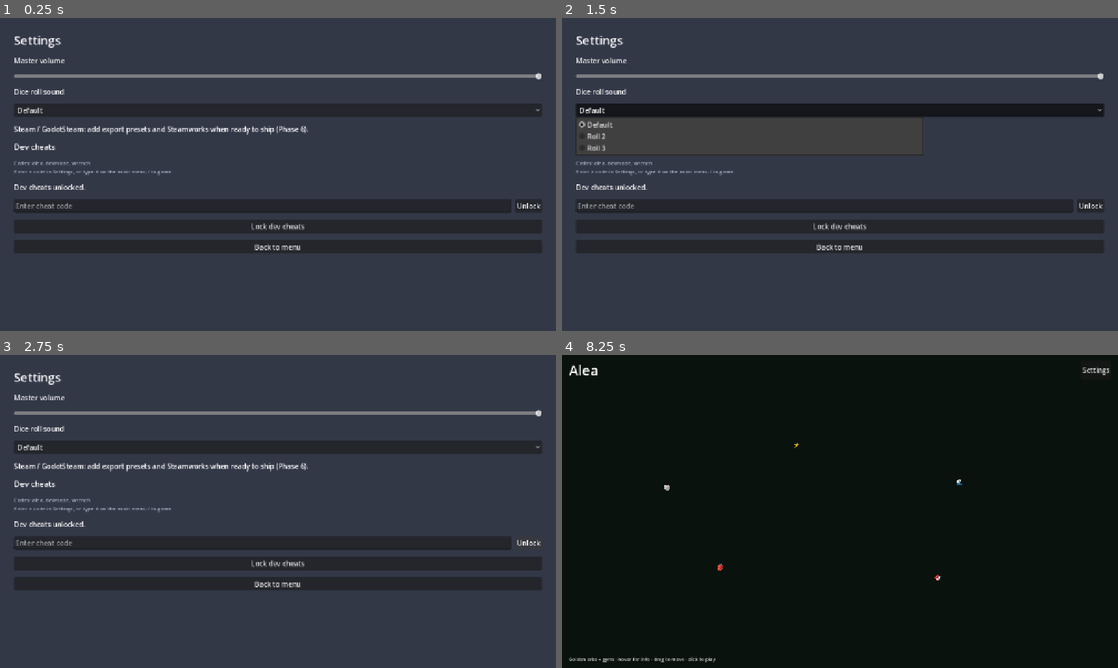
Above: before the commit, frames 1-4 (two rows, left to right).
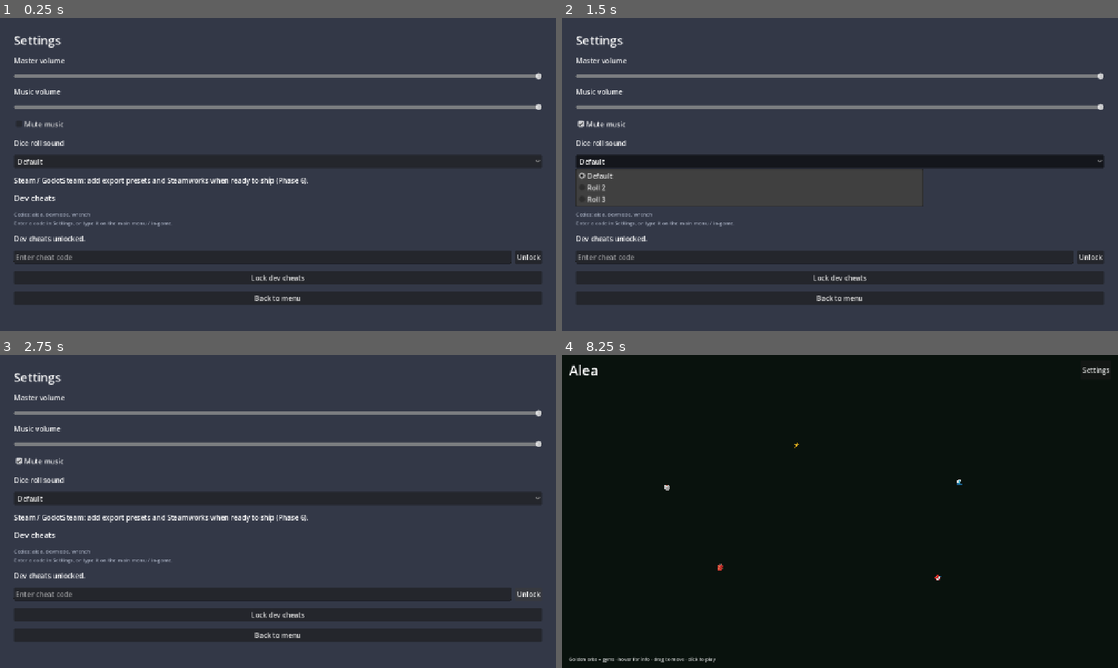
Above: after the commit, the same moments.

Repository: ming33333/Alea-Godot
Game: Godot game, scene res://scenes/settings.tscn
Same seed, same stepped clock (60 frames per second), same inputs: the game is played once before the commit and once after it. This scene is started directly instead of the project's main scene. Video files are missing from this copy of the repository; at most half a second of black plays in their place. Sound files missing from this copy of the repository are replaced by a short silence.
Inputs (mouse positions are in pixels of both pictures, inside the frame that each line leads up to):
- Up to frame 1 (0.25 s): no input
- Up to frame 2 (1.5 s): click (840, 124) at 0.5 s, where only the run after the commit has a clickable "Mute music"; click "Default" at 1.25 s
- Up to frame 3 (2.75 s): click "Unlock" at 2 s
- Up to frame 4 (8.25 s): click "Lock dev cheats" at 2.75 s; click "Default" at 3.5 s; click "Unlock" at 4.25 s; click "Lock dev cheats" at 5 s; click "Default" at 5.75 s; click "Unlock" at 6.5 s; click "Lock dev cheats" at 7.25 s; click "Back to menu" at 8 s

The runs differ from the first frame. In frame 1, 31% of the frame differs, in the area x 2-98%, y 22-92%; in frame 2, 31%; in frame 3, 31%; in frame 4, nothing differs.
Error before the commit: Invalid call. Nonexistent function 'block_signals' in base 'OptionButton'. (res://scripts/settings.gd:30)

Commit message:
music and music settings

Diff:
--- a/scenes/settings.tscn
+++ b/scenes/settings.tscn
@@ -51,6 +51,22 @@
 max_value = 1.0
 step = 0.05
 value = 1.0
+
+[node name="MusicVolumeLabel" type="Label" parent="Margin/VBox"]
+layout_mode = 2
+text = "Music volume"
+
+[node name="MusicVolumeSlider" type="HSlider" parent="Margin/VBox"]
+unique_name_in_owner = true
+layout_mode = 2
+max_value = 1.0
+step = 0.05
+value = 1.0
+
+[node name="MusicMute" type="CheckBox" parent="Margin/VBox"]
+unique_name_in_owner = true
+layout_mode = 2
+text = "Mute music"
 
 [node name="DiceSoundLabel" type="Label" parent="Margin/VBox"]
 layout_mode = 2
@@ -108,6 +124,8 @@
 text = "Back to menu"
 
 [connection signal="value_changed" from="Margin/VBox/VolumeSlider" to="." method="_on_volume_changed"]
+[connection signal="value_changed" from="Margin/VBox/MusicVolumeSlider" to="." method="_on_music_volume_changed"]
+[connection signal="toggled" from="Margin/VBox/MusicMute" to="." method="_on_music_mute_toggled"]
 [connection signal="item_selected" from="Margin/VBox/DiceSoundOption" to="." method="_on_dice_sound_selected"]
 [connection signal="pressed" from="Margin/VBox/CheatRow/CheatApply" to="." method="_on_cheat_apply_pressed"]
 [connection signal="pressed" from="Margin/VBox/CheatLock" to="." method="_on_cheat_lock_pressed"]
--- a/scripts/autoload/audio_settings.gd
+++ b/scripts/autoload/audio_settings.gd
@@ -1,8 +1,9 @@
 extends Node
-## Persists master volume and dice reroll SFX choice (user://settings.cfg).
+## Persists master/music volume, background playlist, and dice reroll SFX (user://settings.cfg).
 
 const CFG_PATH := "user://settings.cfg"
 const DEFAULT_DICE_SOUND := "default"
+const MUSIC_BUS := &"Music"
 
 const DICE_SOUND_PATHS: Dictionary = {
 	"default": "res://assets/dice_roll_default.mp3",
@@ -12,15 +13,29 @@
 
 const DICE_SOUND_ORDER: Array[String] = ["default", "roll_2", "roll_3"]
 
+const MUSIC_TRACKS: Array[String] = [
+	"res://assets/music/pause_and_breathe.mp3",
+	"res://assets/music/slow_sleep_state.mp3",
+	"res://assets/music/slow_jazzy_sleep_state.mp3",
+]
+
 var dice_roll_sound_id: String = DEFAULT_DICE_SOUND
+var music_volume_linear: float = 1.0
+var music_muted: bool = false
+
 var _preview_player: AudioStreamPlayer
+var _music_player: AudioStreamPlayer
+var _music_track_index: int = 0
 
 
 func _ready() -> void:
+	_ensure_music_bus()
 	load_settings()
 	_preview_player = AudioStreamPlayer.new()
 	_preview_player.bus = &"Master"
 	add_child(_preview_player)
+	_setup_music_player()
+	start_background_music()
 
 
 func _load_or_create_cfg() -> ConfigFile:
@@ -29,6 +44,19 @@
 	return cfg
 
 
+func _ensure_music_bus() -> void:
+	if AudioServer.get_bus_index(MUSIC_BUS) >= 0:
+		return
+	AudioServer.add_bus()
+	var idx: int = AudioServer.get_bus_count() - 1
+	AudioServer.set_bus_name(idx, MUSIC_BUS)
+	AudioServer.set_bus_send(idx, &"Master")
+
+
+func _music_bus_index() -> int:
+	return AudioServer.get_bus_index(MUSIC_BUS)
+
+
 func get_master_volume_linear() -> float:
 	var cfg := ConfigFile.new()
 	if cfg.load(CFG_PATH) != OK:
@@ -36,15 +64,35 @@
 	return float(cfg.get_value("audio", "master", 1.0))
 
 
+func get_music_volume_linear() -> float:
+	var cfg := ConfigFile.new()
+	if cfg.load(CFG_PATH) != OK:
+		return 1.0
+	return float(cfg.get_value("audio", "music", 1.0))
+
+
+func is_music_muted() -> bool:
+	var cfg := ConfigFile.new()
+	if cfg.load(CFG_PATH) != OK:
+		return false
+	return bool(cfg.get_value("audio", "music_muted", false))
+
+
 func load_settings() -> void:
 	var cfg := ConfigFile.new()
 	if cfg.load(CFG_PATH) != OK:
 		apply_master_volume(1.0)
+		music_volume_linear = 1.0
+		music_muted = false
 		dice_roll_sound_id = DEFAULT_DICE_SOUND
+		apply_music_settings()
 		return
 	apply_master_volume(float(cfg.get_value("audio", "master", 1.0)))
+	music_volume_linear = float(cfg.get_value("audio", "music", 1.0))
+	music_muted = bool(cfg.get_value("audio", "music_muted", false))
 	var saved: String = str(cfg.get_value("audio", "dice_roll_sound", DEFAULT_DICE_SOUND))
 	dice_roll_sound_id = saved if DICE_SOUND_PATHS.has(saved) else DEFAULT_DICE_SOUND
+	apply_music_settings()
 
 
 func apply_master_volume(linear: float) -> void:
@@ -53,11 +101,40 @@
 		AudioServer.set_bus_volume_db(idx, linear_to_db(linear))
 
 
+func apply_music_settings() -> void:
+	var idx: int = _music_bus_index()
+	if idx < 0:
+		return
+	AudioServer.set_bus_volume_db(idx, linear_to_db(music_volume_linear))
+	AudioServer.set_bus_mute(idx, music_muted)
+	if _music_player != null:
+		if music_muted:
+			_music_player.stop()
+		elif _music_player.stream != null and not _music_player.playing:
+			_music_player.play()
+
+
 func save_master_volume(linear: float) -> void:
 	var cfg := _load_or_create_cfg()
 	cfg.set_value("audio", "master", linear)
 	cfg.save(CFG_PATH)
 	apply_master_volume(linear)
+
+
+func save_music_volume(linear: float) -> void:
+	music_volume_linear = clampf(linear, 0.0, 1.0)
+	var cfg := _load_or_create_cfg()
+	cfg.set_value("audio", "music", music_volume_linear)
+	cfg.save(CFG_PATH)
+	apply_music_settings()
+
+
+func save_music_muted(muted: bool) -> void:
+	music_muted = muted
+	var cfg := _load_or_create_cfg()
+	cfg.set_value("audio", "music_muted", music_muted)
+	cfg.save(CFG_PATH)
+	apply_music_settings()
 
 
 func save_dice_roll_sound(sound_id: String) -> void:
@@ -67,6 +144,45 @@
 	var cfg := _load_or_create_cfg()
 	cfg.set_value("audio", "dice_roll_sound", sound_id)
 	cfg.save(CFG_PATH)
+
+
+func _setup_music_player() -> void:
+	_music_player = AudioStreamPlayer.new()
+	_music_player.bus = MUSIC_BUS
+	_music_player.finished.connect(_on_music_track_finished)
+	add_child(_music_player)
+
+
+func start_background_music() -> void:
+	if MUSIC_TRACKS.is_empty():
+		return
+	_music_track_index = 0
+	_play_current_music_track()
+
+
+func _play_current_music_track() -> void:
+	if _music_player == null or MUSIC_TRACKS.is_empty() or music_muted:
+		return
+	var path: String = MUSIC_TRACKS[_music_track_index]
+	var stream: Resource = load(path)
+	if stream is AudioStream:
+		_music_player.stream = stream as AudioStream
+		_music_player.play()
+		return
+	push_warning("AudioSettings: missing music at %s" % path)
+	_advance_music_track()
+	_play_current_music_track()
+
+
+func _on_music_track_finished() -> void:
+	_advance_music_track()
+	_play_current_music_track()
+
+
+func _advance_music_track() -> void:
+	if MUSIC_TRACKS.is_empty():
+		return
+	_music_track_index = (_music_track_index + 1) % MUSIC_TRACKS.size()
 
 
 func get_dice_roll_stream_for_id(sound_id: String) -> AudioStream:
--- a/scripts/settings.gd
+++ b/scripts/settings.gd
@@ -1,6 +1,8 @@
 extends Control
 
 @onready var volume_slider: HSlider = %VolumeSlider
+@onready var music_volume_slider: HSlider = %MusicVolumeSlider
+@onready var music_mute: CheckBox = %MusicMute
 @onready var dice_sound_option: OptionButton = %DiceSoundOption
 @onready var cheat_hint: Label = %CheatHint
 @onready var cheat_status: Label = %CheatStatus
@@ -12,6 +14,8 @@
 func _ready() -> void:
 	AudioSettings.load_settings()
 	volume_slider.value = AudioSettings.get_master_volume_linear()
+	music_volume_slider.value = AudioSettings.get_music_volume_linear()
+	music_mute.button_pressed = AudioSettings.is_music_muted()
 	_populate_dice_sound_options()
 	_refresh_cheat_ui()
 	if not DevCheats.unlock_state_changed.is_connected(_refresh_cheat_ui):
@@ -27,9 +31,9 @@
 	var idx: int = _dice_sound_ids.find(AudioSettings.dice_roll_sound_id)
 	if idx < 0:
 		idx = 0
-	dice_sound_option.block_signals(true)
+	dice_sound_option.set_block_signals(true)
 	dice_sound_option.select(idx)
-	dice_sound_option.block_signals(false)
+	dice_sound_option.set_block_signals(false)
 
 
 func _refresh_cheat_ui() -> void:
@@ -41,6 +45,14 @@
 
 func _on_volume_changed(v: float) -> void:
 	AudioSettings.save_master_volume(v)
+
+
+func _on_music_volume_changed(v: float) -> void:
+	AudioSettings.save_music_volume(v)
+
+
+func _on_music_mute_toggled(pressed: bool) -> void:
+	AudioSettings.save_music_muted(pressed)
 
 
 func _on_dice_sound_selected(index: int) -> void:
Not shown, added: assets/music/Highlife Fusion.mp3
Not shown, added: assets/music/pause_and_breathe.mp3
Not shown, added: assets/music/slow_jazzy_sleep_state.mp3
Not shown, added: assets/music/slow_sleep_state.mp3
